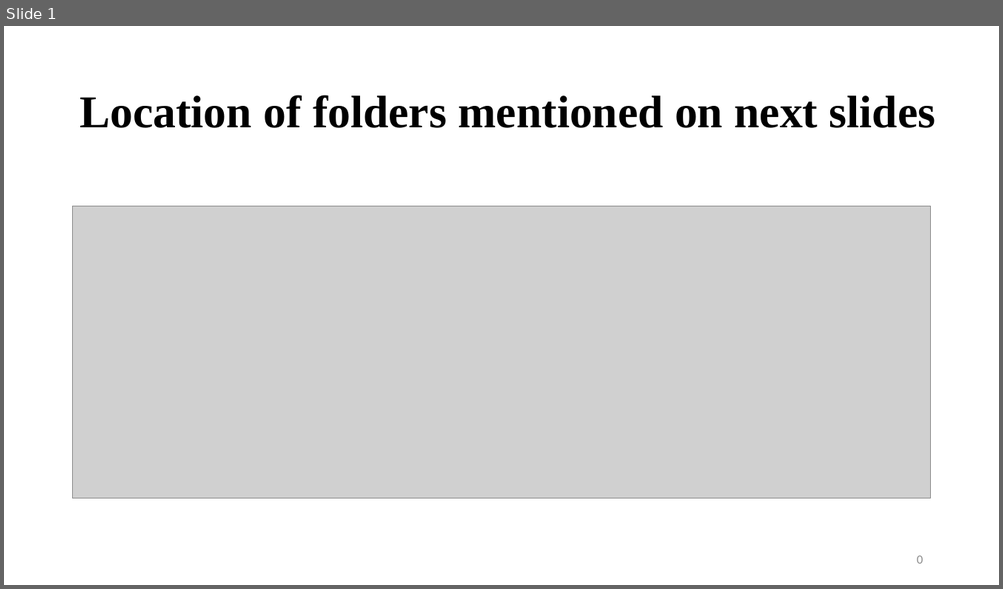
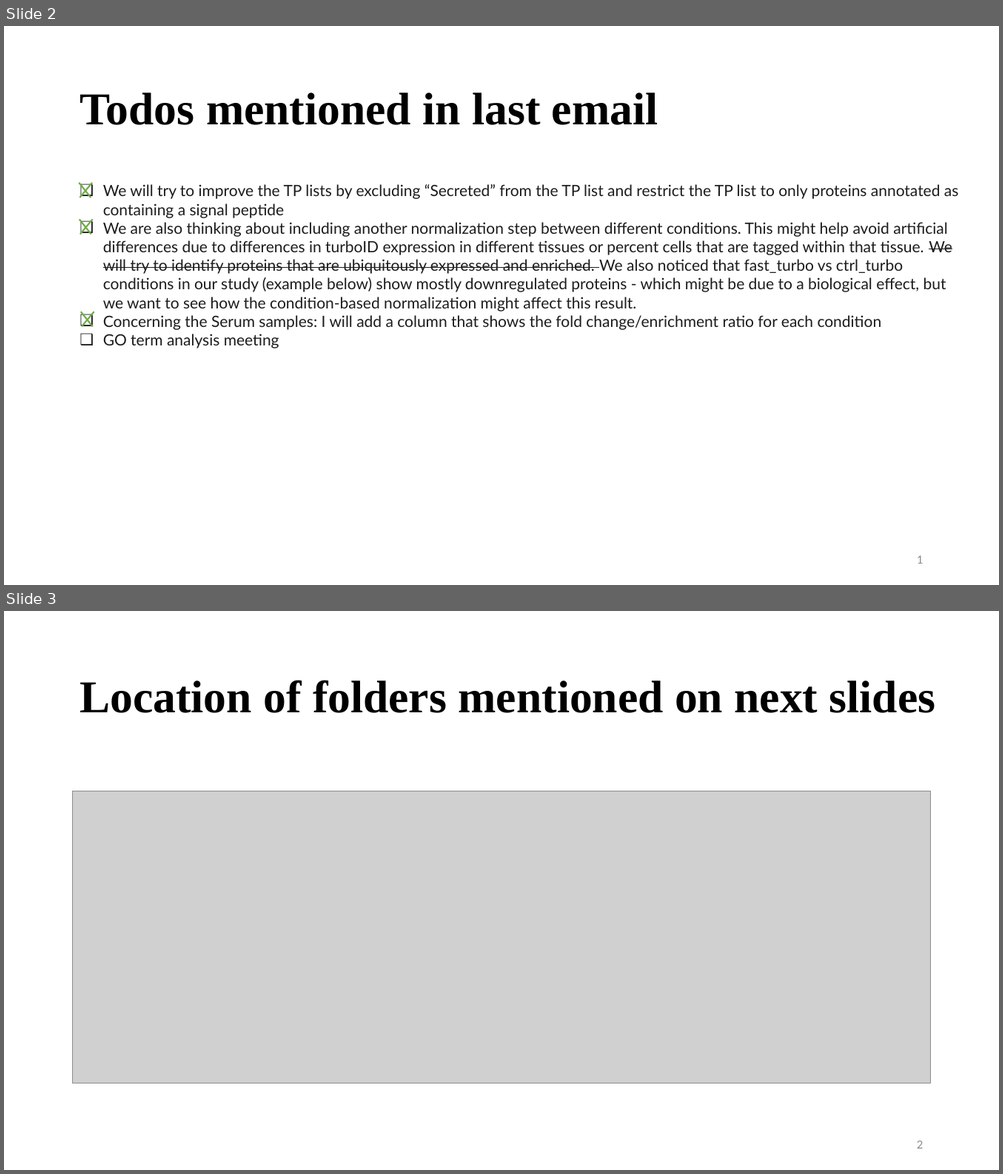
Before and after one commit to vinogradova-lab/cell-type-specific-proximity-labeling, a slide deck: docs/update_041223.pptx. Shown one above the other, each under a label of ours: slide 1 before the commit, slides 2 and 3 after it. The pictures are 1003x589 and 1003x1174 pixels, drawn with LibreOffice and Linux fonts; fonts in the diff are those of the drawing; grey boxes stand for pictures; background and template pictures are left out. Boxes give left, top, right and bottom in pixels: in the first picture for what was removed or moved away, otherwise in the second. Text is boxed around its words. In the diff, an @@ line names an element or a change of style, - is before the commit and + after.

```diff
--- a/docs/update_041223.pptx
+++ b/docs/update_041223.pptx
@@ slide 2 added at (4, 26, 999, 585), background #FFFFFF @@
@@ title added at (79, 93, 658, 125), 44 pt, text #000000, bold @@
+Todos mentioned in last email
@@ line added from (79, 183) to (91, 198), #70AD47 1.5 pt @@
@@ line added from (92, 183) to (80, 198), #70AD47 1.5 pt @@
@@ text added at (103, 184, 959, 349), 15 pt, text #1D1C1D @@
+❑ We will try to improve the TP lists by excluding “Secreted” from the TP list and restrict the TP list to only proteins annotated as containing a signal peptide
+❑ We are also thinking about including another normalization step between different conditions. This might help avoid artificial differences due to differences in turboID expression in different tissues or percent cells that are tagged within that tissue. We will try to identify proteins that are ubiquitously expressed and enriched. We also noticed that fast_turbo vs ctrl_turbo conditions in our study (example below) show mostly downregulated proteins - which might be due to a biological effect, but we want to see how the condition-based normalization might affect this result.
+❑ Concerning the Serum samples: I will add a column that shows the fold change/enrichment ratio for each condition
+❑ GO term analysis meeting
@@ line added from (79, 219) to (91, 234), #70AD47 1.5 pt @@
@@ line added from (93, 219) to (80, 234), #70AD47 1.5 pt @@
@@ line added from (81, 312) to (93, 326), #70AD47 1.5 pt @@
@@ line added from (94, 312) to (82, 326), #70AD47 1.5 pt @@
@@ page number added at (916, 556, 922, 564), 12 pt, text #8C8C8C @@
+1
@@ what was slide 1 is now slide 3 @@
@@ page number at (916, 1141, 922, 1149): text changed @@
-0
+2
```
Also in this commit, not shown: 18 slides changed, 4 other slides added.
